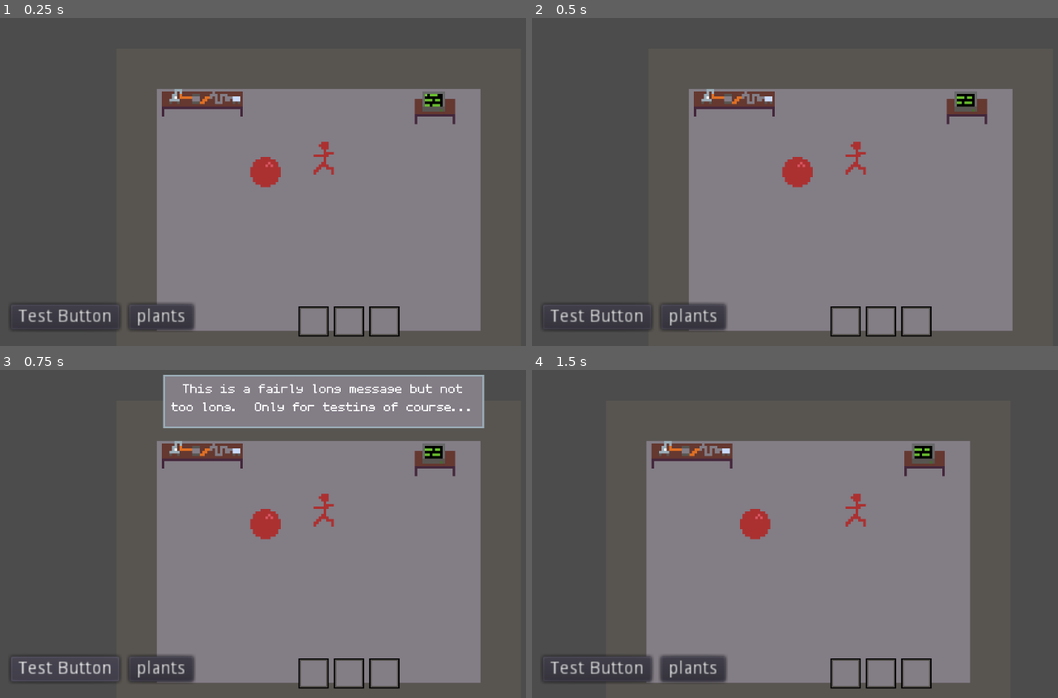
Above: before the commit, frames 1-4 (two rows, left to right).
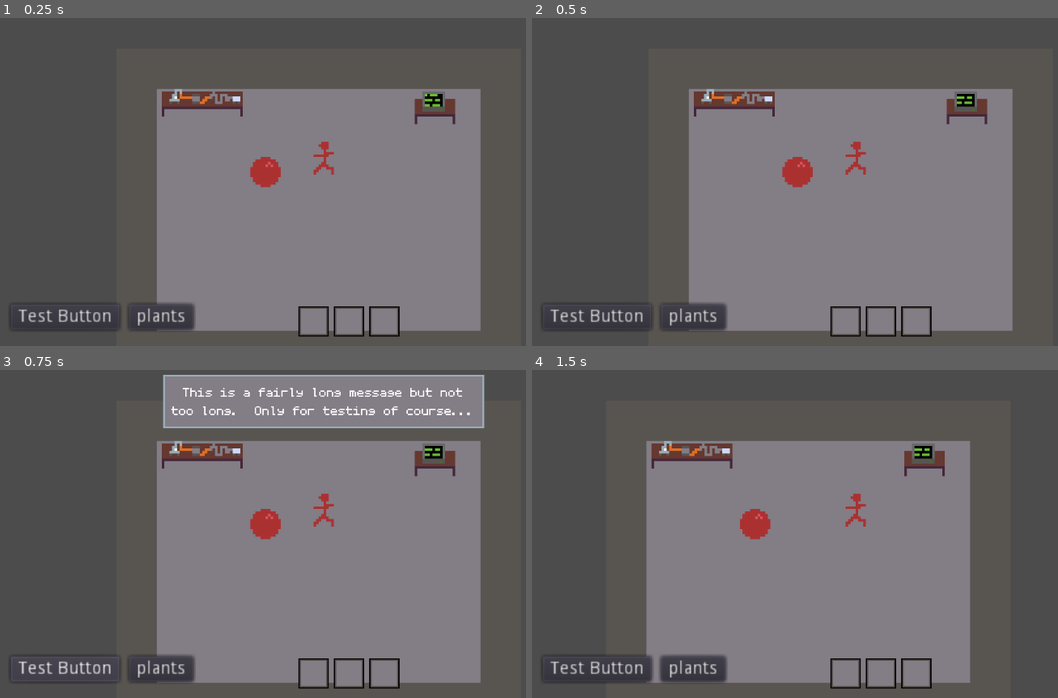
Above: after the commit, the same moments.

Repository: jastadj/wgj277
Game: Godot game, scene res://scenes/game/game.tscn
Two runs of this game, one before a commit and one after it. Both use one fixed random seed, a clock stepped at 60 frames per second and the inputs below.
Inputs (mouse positions are in pixels of both pictures, inside the frame that each line leads up to):
- Up to frame 1 (0.25 s): no input
- Up to frame 2 (0.5 s): no input
- Up to frame 3 (0.75 s): click "Test Button" at 0.5 s
- Up to frame 4 (1.5 s): tap Enter (ui_accept) at 1.25 s; move the mouse to (1000, 491) at 1.27 s; hold Right (ui_right) from 1.28 s (still down); click (1000, 491) at 1.42 s

Frames 1-2 are identical in both runs. In frame 3, 1.4% of the frame differs, in the area x 32-90%, y 4-14%; in frame 4, nothing differs.

Commit message:
plant items basic wip

Diff:
--- a/godot/engine/gamedata.gd
+++ b/godot/engine/gamedata.gd
@@ -8,8 +8,11 @@
 
 	load_plant_data("res://data/plants.csv")
 
+
 func load_plant_data(filepath):
 	var file = File.new()
+	var plant_item_scene = preload("res://objects/plants/plant_item.tscn")
+
 	if file.open(filepath, File.READ):
 		printerr("Error opening plant data:", filepath)
 		get_tree().quit(1)
@@ -25,8 +28,12 @@
 		var plant = {}
 		for i in header.size():
 			plant[header[i]] = line[i]
+		# create plant item
+		plant["object"] = plant_item_scene.instance()
+		plant["object"].object_name = plant["name"]
+		plant["object"].index_id = plant_data.size()
+		plant["object"].get_node("Sprite").texture = ResourceLoader.load(plant["sprite"])
 		plant_data.push_back(plant)
-
 
 	file.close()
 
--- /dev/null
+++ b/godot/objects/plants/plant_item.gd
@@ -0,0 +1,3 @@
+extends "res://objects/game_item.gd"
+
+var index_id
--- /dev/null
+++ b/godot/objects/plants/plant_item.tscn
@@ -0,0 +1,8 @@
+[gd_scene load_steps=2 format=2]
+
+[ext_resource path="res://objects/plants/plant_item.gd" type="Script" id=1]
+
+[node name="plant_item" type="Node2D"]
+script = ExtResource( 1 )
+
+[node name="Sprite" type="Sprite" parent="."]
--- a/godot/objects/player/player.gd
+++ b/godot/objects/player/player.gd
@@ -53,12 +53,17 @@
 		pickup_item(obj)
 
 func pickup_item(item):
-	if item == null: return
+	if item == null:
+		print("error picking up item, item null")
+		return
 	if item.has_method("can_pickup"):
 		# are there free slots?
-		if !has_free_inventory(): return
-		# remove item from parent
-		item.get_parent().remove_child(item)
+		if !has_free_inventory():
+			print("unable to pickup item, no free inventory space")
+			return
+		# remove item from parent (if parent exists)
+		var item_parent = item.get_parent()
+		if item_parent: item.get_parent().remove_child(item)
 		for islot in _inventory_ui.get_children():
 			if islot.item_reference == null:
 				islot.add_item(item)
@@ -68,6 +73,7 @@
 	var random_radius = 6 # random radius to drop the item
 	var objects = get_tree().current_scene.get_node("objects")
 	objects.add_child(item)
+	print("dropping item ", item.object_name)
 	item.position = position + Vector2( (randi()%random_radius) - (random_radius/2), (randi()%random_radius) - (random_radius/2) )
 
 func has_free_inventory():
--- a/godot/ui/msg_box/msg_box.tscn
+++ b/godot/ui/msg_box/msg_box.tscn
@@ -9,7 +9,7 @@
 region_rect = Rect2( 44, 44, 104, 104 )
 margin_left = 11.0032
 margin_right = 11.0032
-margin_top = 2.20063
+margin_top = 14.0
 margin_bottom = 13.2038
 
 [sub_resource type="DynamicFont" id=1]
@@ -31,7 +31,7 @@
 
 [node name="msg" type="Label" parent="."]
 margin_left = 11.0032
-margin_top = 2.20063
+margin_top = 14.0
 margin_right = 496.997
 margin_bottom = 71.7962
 size_flags_vertical = 3
